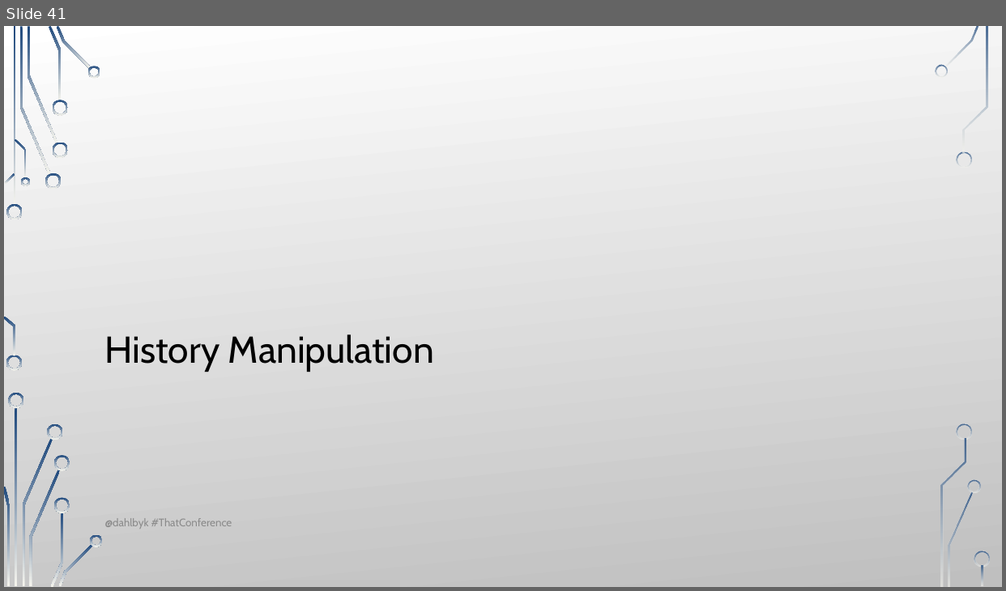
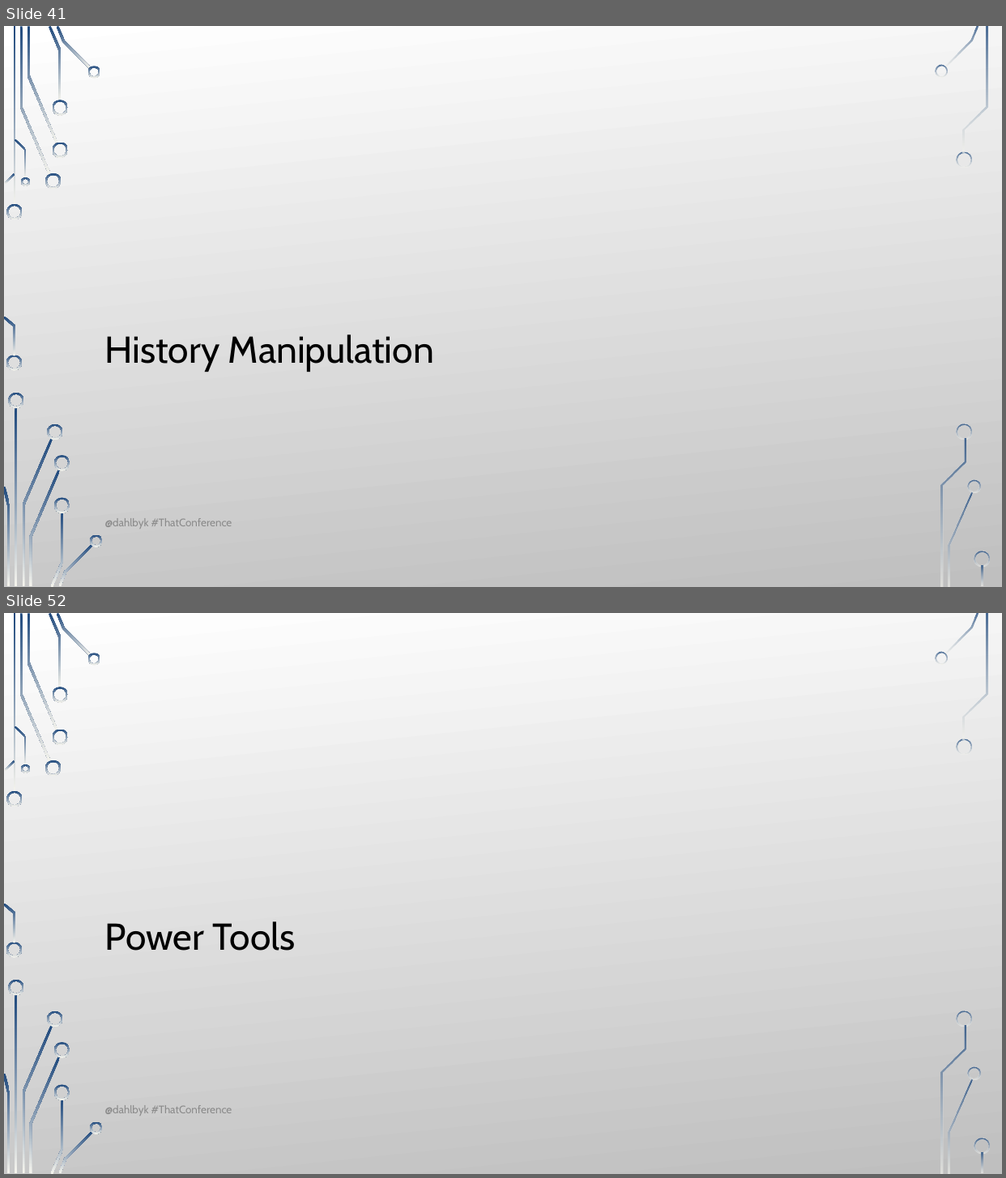
Before and after one commit to dahlbyk/Presentations, a slide deck: UnderstandingGit2/Slides.pptx. Shown one above the other, each under a label of ours: slide 41 before the commit, slides 41 and 52 after it; the slides between them are not shown. The pictures are 1006x591 and 1006x1178 pixels, drawn with LibreOffice and Linux fonts; fonts in the diff are those of the drawing; background and template pictures are left out. Boxes give left, top, right and bottom in pixels: in the first picture for what was removed or moved away, otherwise in the second. Text is boxed around its words. In the diff, an @@ line names an element or a change of style, - is before the commit and + after.

```diff
--- a/UnderstandingGit2/Slides.pptx
+++ b/UnderstandingGit2/Slides.pptx
@@ slide 52 added at box(4, 613, 1002, 1174), background picture (left out); not listed: 36 template elements that a slide beside it also shows @@
@@ title added at box(105, 922, 296, 951), 36 pt, text #000000 @@
+Power Tools
@@ text added at box(105, 1105, 232, 1116), 10.5 pt, text #8C8C8C @@
+@dahlbyk #ThatConference
```
Also in this commit, not shown: 34 slides changed, 6 other slides added, 1 slide removed.
